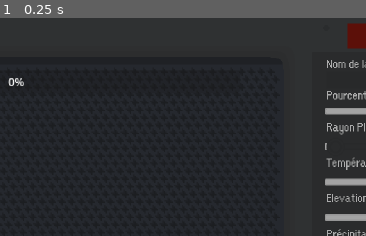
Above: before the commit, frame 1.
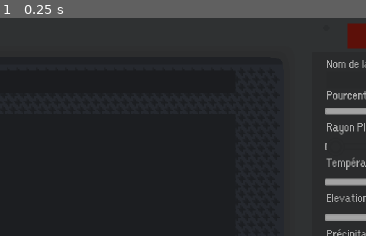
Above: after the commit, the same moment.

Repository: Jujedie/PlanetGenerator
Game: Godot game, scene res://data/scn/master.tscn
The game is run twice, just before and just after one commit, with the same random seed, the same clock (stepped at 60 frames per second) and the same inputs.
Inputs:
- Up to frame 1 (0.25 s): no input
The pictures show only the part of the screen within x 33-83%, y 0-50%; the shares and areas given below are measured in that part.

The runs differ from the first frame. In frame 1, 0.1% of the frame differs, in the area x 2-7%, y 27-32%.

Commit message:
Ajout d'une nouvelle texture de fond et mise à jour des paramètres de génération de la carte, y compris l'amélioration des algorithmes de bruit et des ajustements de température.

Diff:
--- a/data/scn/master.tscn
+++ b/data/scn/master.tscn
@@ -12,6 +12,7 @@
 [ext_resource type="FontFile" uid="uid://bkpe48sacfdbi" path="res://data/font/orange kid.ttf" id="7_ggrey"]
 [ext_resource type="Texture2D" uid="uid://bxafg08etx5tr" path="res://data/img/line.png" id="7_qfml0"]
 [ext_resource type="Texture2D" uid="uid://dulee01leo348" path="res://data/img/line2.png" id="10_i0hn2"]
+[ext_resource type="Texture2D" uid="uid://cdcnm44mshusq" path="res://data/img/fond2.png" id="12_okhqb"]
 
 [sub_resource type="Theme" id="Theme_qfml0"]
 default_font = ExtResource("7_ggrey")
@@ -416,18 +417,28 @@
 centered = false
 metadata/_edit_lock_ = true
 
+[node name="Line" type="Sprite2D" parent="Node2D/Control/SubViewportContainer/SubViewport/Fond"]
+position = Vector2(358, 250.34)
+scale = Vector2(16.2, 16.8832)
+texture = ExtResource("12_okhqb")
+
 [node name="Map" type="Sprite2D" parent="Node2D/Control/SubViewportContainer/SubViewport/Fond"]
 position = Vector2(44, 92.1229)
 scale = Vector2(2, 2)
 centered = false
 
+[node name="Line2" type="Sprite2D" parent="Node2D/Control/SubViewportContainer/SubViewport"]
+position = Vector2(358, 35.5)
+scale = Vector2(16.2, 1.65)
+texture = ExtResource("12_okhqb")
+
 [node name="renderProgress" type="ProgressBar" parent="Node2D/Control"]
 layout_mode = 0
-offset_left = 143.0
+offset_left = 133.0
 offset_top = -12.0
-offset_right = 788.0
+offset_right = 781.0
 offset_bottom = 21.0
-metadata/_edit_lock_ = true
+show_percentage = false
 
 [node name="Cadre" type="Sprite2D" parent="Node2D"]
 position = Vector2(83, -47)
--- a/project.godot
+++ b/project.godot
@@ -28,6 +28,7 @@
 window/size/viewport_width=1600
 window/size/viewport_height=900
 window/size/resizable=false
+window/size/sharp_corners=true
 
 [rendering]
 
--- a/src/enum.gd
+++ b/src/enum.gd
@@ -7,37 +7,37 @@
 	# Biomes Défauts
 
 	#	Biomes aquatiques
-	Biome.new("Banquise", Color.hex(0xbfbebbFF), Color.hex(0xf0f0f0FF), [-273, 0], [0.0, 1.0], [-ALTITUDE_MAX, 0], true),
-	Biome.new("Océan", Color.hex(0x25528aFF), Color.hex(0x486385FF), [-21, 100], [0.0, 1.0], [-ALTITUDE_MAX, 0], true),
-	Biome.new("Lac", Color.hex(0x4584d2FF), Color.hex(0x455f80FF), [0, 100], [0.0, 1.0], [-ALTITUDE_MAX, ALTITUDE_MAX], true),
-	Biome.new("Zone côtière (littorale)", Color.hex(0x2860a5FF), Color.hex(0x425b7aFF), [0, 100], [0.0, 1.0], [-1000, 0], true),
-
-	Biome.new("Zone humide (marais/marécage)", Color.hex(0x389bbaFF), Color.hex(0x568472FF), [5, 100], [0.0, 1.0], [-20, 20], true),
-	Biome.new("Récif corallien", Color.hex(0x4f8a91FF), Color.hex(0x3f5875FF), [20, 35], [0.0, 1.0], [-500, 0], true),
-	Biome.new("Lagune salée", Color.hex(0x3a666bFF), Color.hex(0x517b6bFF), [10, 100], [0.0, 1.0], [-10, 500], true),
-
-	#	Biomes terrestres
-	Biome.new("Désert cryogénique mort", Color.hex(0xdddfe3FF), Color.hex(0xedededFF), [-273, -150], [0.0, 1.0], [-ALTITUDE_MAX, ALTITUDE_MAX], false),
-	Biome.new("Glacier", Color.hex(0xc7cdd6FF), Color.hex(0xe6e6e6FF), [-150, -20], [0.0, 1.0], [-ALTITUDE_MAX, ALTITUDE_MAX], false),
+	Biome.new("Banquise", Color.hex(0xbfbebbFF), Color.hex(0xe8e8e8FF), [-273, 0], [0.0, 1.0], [-ALTITUDE_MAX, 0], true),
+	Biome.new("Océan", Color.hex(0x25528aFF), Color.hex(0x466181FF), [-21, 100], [0.0, 1.0], [-ALTITUDE_MAX, 0], true),
+	Biome.new("Lac", Color.hex(0x4584d2FF), Color.hex(0x3d5571FF), [0, 100], [0.0, 1.0], [-ALTITUDE_MAX, ALTITUDE_MAX], true),
+	Biome.new("Zone côtière (littorale)", Color.hex(0x2860a5FF), Color.hex(0x445f7eFF), [0, 100], [0.0, 1.0], [-1000, 0], true),
+
+	Biome.new("Zone humide (marais/marécage)", Color.hex(0x389bbaFF), Color.hex(0x3e5774FF), [5, 100], [0.0, 1.0], [-20, 20], true),
+	Biome.new("Récif corallien", Color.hex(0x4f8a91FF), Color.hex(0x405a77FF), [20, 35], [0.0, 1.0], [-500, 0], true),
+	Biome.new("Lagune salée", Color.hex(0x3a666bFF), Color.hex(0x405a77FF), [10, 100], [0.0, 1.0], [-10, 500], true),
+
+	#	Biomes terrestres
+	Biome.new("Désert cryogénique mort", Color.hex(0xdddfe3FF), Color.hex(0xd9d9d9FF), [-273, -150], [0.0, 1.0], [-ALTITUDE_MAX, ALTITUDE_MAX], false),
+	Biome.new("Glacier", Color.hex(0xc7cdd6FF), Color.hex(0xe3e3e3FF), [-150, -20], [0.0, 1.0], [-ALTITUDE_MAX, ALTITUDE_MAX], false),
 	Biome.new("Désert artique", Color.hex(0xabb2beFF), Color.hex(0xebebebFF), [-150, -50], [0.0, 1.0], [-ALTITUDE_MAX, ALTITUDE_MAX], false),
-	Biome.new("Calotte glaciaire polaire", Color.hex(0x949ca9FF), Color.hex(0xe0e0e0FF), [-100, -50], [0.0, 1.0], [-ALTITUDE_MAX, ALTITUDE_MAX], false),
-	Biome.new("Toundra", Color.hex(0xcbb15fFF), Color.hex(0xb4894eFF), [-50, 4], [0.0, 1.0], [-ALTITUDE_MAX, 300], false),
-	Biome.new("Toundra alpine", Color.hex(0xb79e50FF), Color.hex(0xaf854bFF), [-50, 4], [0.0, 1.0], [300, ALTITUDE_MAX], false),
-	Biome.new("Taïga (forêt boréale)", Color.hex(0x476b3eFF), Color.hex(0x394f36FF), [-10, 10], [0.0, 1.0], [-ALTITUDE_MAX, ALTITUDE_MAX], false),
-	Biome.new("Forêt de montagne", Color.hex(0x4f8a40FF), Color.hex(0x3a5637FF), [-15, 20], [0.0, 1.0], [300, ALTITUDE_MAX], false),
-
-	Biome.new("Forêt tempérée", Color.hex(0x65c44eFF), Color.hex(0x3b6336FF), [5, 25], [0., 1.0], [-ALTITUDE_MAX, ALTITUDE_MAX], false),
-	Biome.new("Prairie", Color.hex(0x8fe07cFF), Color.hex(0x425a3fFF), [5, 25], [0.0, 1.0], [-ALTITUDE_MAX, ALTITUDE_MAX], false),
-	Biome.new("Méditerranée", Color.hex(0x7c61cbFF), Color.hex(0x536b4fFF), [15, 25], [0.0, 1.0], [-ALTITUDE_MAX, ALTITUDE_MAX], false),
-	Biome.new("Steppes sèches", Color.hex(0x9f9075FF), Color.hex(0xccaa62FF), [-10, 35], [0.0, 0.35], [-ALTITUDE_MAX, ALTITUDE_MAX], false),
-	Biome.new("Steppes tempérées", Color.hex(0x83765fFF), Color.hex(0xc7a65fFF), [5, 35], [0.36, 1.0], [-ALTITUDE_MAX, ALTITUDE_MAX], false),
-	Biome.new("Forêt tropicale", Color.hex(0x1b5a21FF), Color.hex(0x2d4929FF), [20, 35], [0.5, 1.0], [-ALTITUDE_MAX, ALTITUDE_MAX], false),
-	Biome.new("Savane", Color.hex(0xa27442FF), Color.hex(0xccbf62FF), [20, 35], [0.0, 0.4], [-ALTITUDE_MAX, ALTITUDE_MAX], false),
-	Biome.new("Savane d'arbres", Color.hex(0x946b3eFF), Color.hex(0xc8bb56FF), [20, 35], [0.35, 1.0], [-ALTITUDE_MAX, ALTITUDE_MAX], false),
-	Biome.new("Désert semi-aride", Color.hex(0xbe9e5cFF), Color.hex(0xbda367FF), [25, 50], [0.0, 0.35], [-ALTITUDE_MAX, ALTITUDE_MAX], false),
-	Biome.new("Désert", Color.hex(0x945724FF), Color.hex(0xb89e63FF), [36, 60], [0.0, 1.0], [-ALTITUDE_MAX, ALTITUDE_MAX], false),
-	Biome.new("Désert aride", Color.hex(0x83492bFF), Color.hex(0xb39a60FF), [45, 70], [0.0, 1.0], [-ALTITUDE_MAX, ALTITUDE_MAX], false),
-	Biome.new("Désert mort", Color.hex(0x6e3825FF), Color.hex(0xaf965aFF), [70, 200], [0.0, 1.0], [-ALTITUDE_MAX, ALTITUDE_MAX], false),
+	Biome.new("Calotte glaciaire polaire", Color.hex(0x949ca9FF), Color.hex(0xdededeFF), [-100, -50], [0.0, 1.0], [-ALTITUDE_MAX, ALTITUDE_MAX], false),
+	Biome.new("Toundra", Color.hex(0xcbb15fFF), Color.hex(0xbaa269FF), [-50, 4], [0.0, 1.0], [-ALTITUDE_MAX, 300], false),
+	Biome.new("Toundra alpine", Color.hex(0xb79e50FF), Color.hex(0xbca46cFF), [-50, 4], [0.0, 1.0], [300, ALTITUDE_MAX], false),
+	Biome.new("Taïga (forêt boréale)", Color.hex(0x476b3eFF), Color.hex(0x3a4d38FF), [-10, 10], [0.0, 1.0], [-ALTITUDE_MAX, ALTITUDE_MAX], false),
+	Biome.new("Forêt de montagne", Color.hex(0x4f8a40FF), Color.hex(0x3f533cFF), [-15, 20], [0.0, 1.0], [300, ALTITUDE_MAX], false),
+
+	Biome.new("Forêt tempérée", Color.hex(0x65c44eFF), Color.hex(0x435940FF), [5, 25], [0., 1.0], [-ALTITUDE_MAX, ALTITUDE_MAX], false),
+	Biome.new("Prairie", Color.hex(0x8fe07cFF), Color.hex(0x485f45FF), [5, 25], [0.0, 1.0], [-ALTITUDE_MAX, ALTITUDE_MAX], false),
+	Biome.new("Méditerranée", Color.hex(0x4a6247FF), Color.hex(0x536b4fFF), [15, 25], [0.0, 1.0], [-ALTITUDE_MAX, ALTITUDE_MAX], false),
+	Biome.new("Steppes sèches", Color.hex(0x9f9075FF), Color.hex(0xb89f65FF), [26, 40], [0.0, 0.35], [-ALTITUDE_MAX, ALTITUDE_MAX], false),
+	Biome.new("Steppes tempérées", Color.hex(0x83765fFF), Color.hex(0x596349FF), [5, 25], [0.0, 1.0], [-ALTITUDE_MAX, ALTITUDE_MAX], false),
+	Biome.new("Forêt tropicale", Color.hex(0x1b5a21FF), Color.hex(0x485f45FF), [15, 25], [0.5, 1.0], [-ALTITUDE_MAX, ALTITUDE_MAX], false),
+	Biome.new("Savane", Color.hex(0xa27442FF), Color.hex(0xb89f65FF), [20, 35], [0.0, 0.35], [-ALTITUDE_MAX, ALTITUDE_MAX], false),
+	Biome.new("Savane d'arbres", Color.hex(0x946b3eFF), Color.hex(0xbca46cFF), [20, 25], [0.36, 1.0], [-ALTITUDE_MAX, ALTITUDE_MAX], false),
+	Biome.new("Désert semi-aride", Color.hex(0xbe9e5cFF), Color.hex(0xbca46cFF), [26, 50], [0.0, 1.0], [-ALTITUDE_MAX, ALTITUDE_MAX], false),
+	Biome.new("Désert", Color.hex(0x945724FF), Color.hex(0xbaa269FF), [35, 60], [0.0, 1.0], [-ALTITUDE_MAX, ALTITUDE_MAX], false),
+	Biome.new("Désert aride", Color.hex(0x83492bFF), Color.hex(0xb89f65FF), [35, 70], [0.0, 1.0], [-ALTITUDE_MAX, ALTITUDE_MAX], false),
+	Biome.new("Désert mort", Color.hex(0x6e3825FF), Color.hex(0xab986dFF), [70, 200], [0.0, 1.0], [-ALTITUDE_MAX, ALTITUDE_MAX], false),
 
 
 	# Biomes Toxique
--- a/src/planetGenerator.gd
+++ b/src/planetGenerator.gd
@@ -2,8 +2,6 @@
 
 # TODO :
 # - Verifier tout fonctionne | biomes manquants toxiques
-# - Changer les couleurs des biomes
-# - Améliorer la génération de la map nuage
 
 
 class_name PlanetGenerator
@@ -140,9 +138,9 @@
 	print("Initialisation du bruit")
 	var noise = FastNoiseLite.new()
 	noise.seed = randi()
-	noise.noise_type = FastNoiseLite.TYPE_SIMPLEX
+	noise.noise_type = FastNoiseLite.TYPE_PERLIN
 	noise.fractal_type = FastNoiseLite.FRACTAL_FBM
-	noise.frequency = 3 / float(self.circonference)
+	noise.frequency = 5 / float(self.circonference)
 	noise.fractal_octaves = 8
 	noise.fractal_gain = 0.85
 	noise.fractal_lacunarity = 1.5
@@ -168,7 +166,7 @@
 	var value = noise.get_noise_2d(float(x), float(y))
 	value = abs(value)
 
-	if value > 0.25:
+	if value > 0.15:
 		img.set_pixel(x, y, Color.hex(0xFFFFFFFF))  # White for clouds
 	else:
 		img.set_pixel(x, y, Color.hex(0x000000FF))  # Black for no clouds
@@ -365,7 +363,7 @@
 	noise.seed = randi()
 	noise.noise_type = FastNoiseLite.TYPE_SIMPLEX
 	noise.fractal_type = FastNoiseLite.FRACTAL_FBM
-	noise.frequency = 3.0 / float(self.circonference)
+	noise.frequency = 2.0 / float(self.circonference)
 	noise.fractal_octaves = 9
 	noise.fractal_gain = 0.85
 	noise.fractal_lacunarity = 4.0
@@ -487,7 +485,7 @@
 
 func temperature_calcul(img: Image,noise, noise2, x : int,y : int) -> void:
 	var latitude = abs((y / (self.circonference / 2.0)) - 0.5) * 2.0  # Normalized latitude (0 at equator, 1 at poles)
-	var latitude_temp = -20.5 * latitude + 5.5 * (1-latitude) + self.avg_temperature
+	var latitude_temp = -20.5 * latitude + 7.5 * (1-latitude) + self.avg_temperature
 
 	# Altitude-based temperature adjustment
 	var elevation_val = Enum.getElevationViaColor(self.elevation_map.get_pixel(x, y))
Binary file added: data/img/fond2.png
Not shown, added: data/img/fond2.png.import
Binary file changed: data/img/icon.png
Not shown: 1 places in data/scn/master.tscn that only renumber resources
